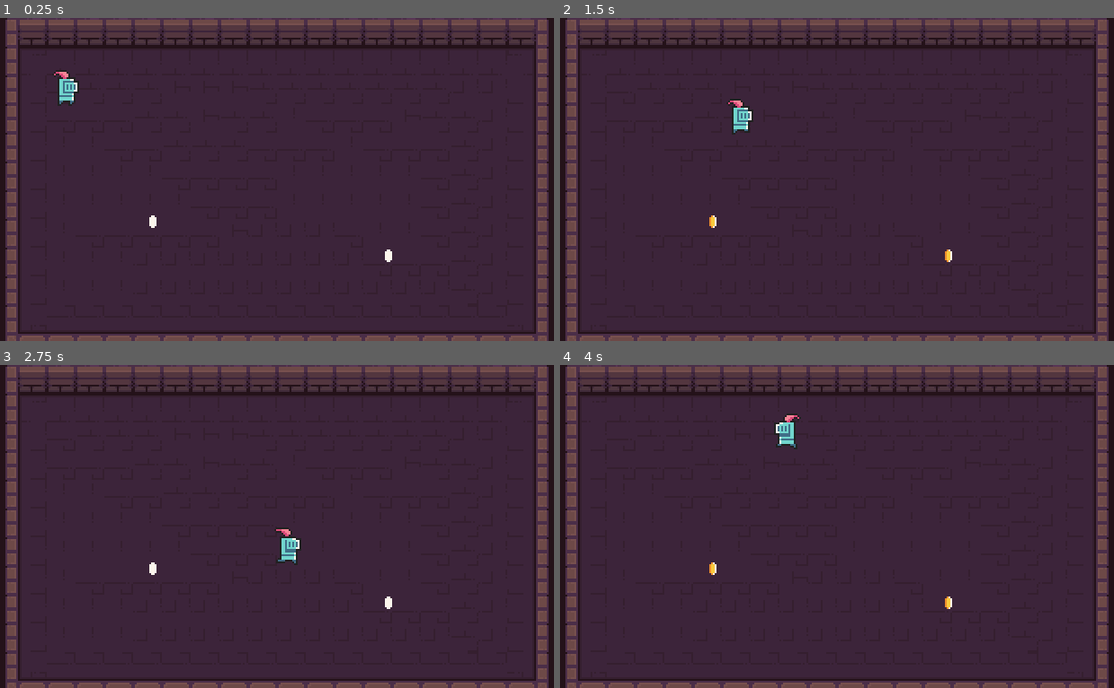
Above: before the commit, frames 1-4 (two rows, left to right).
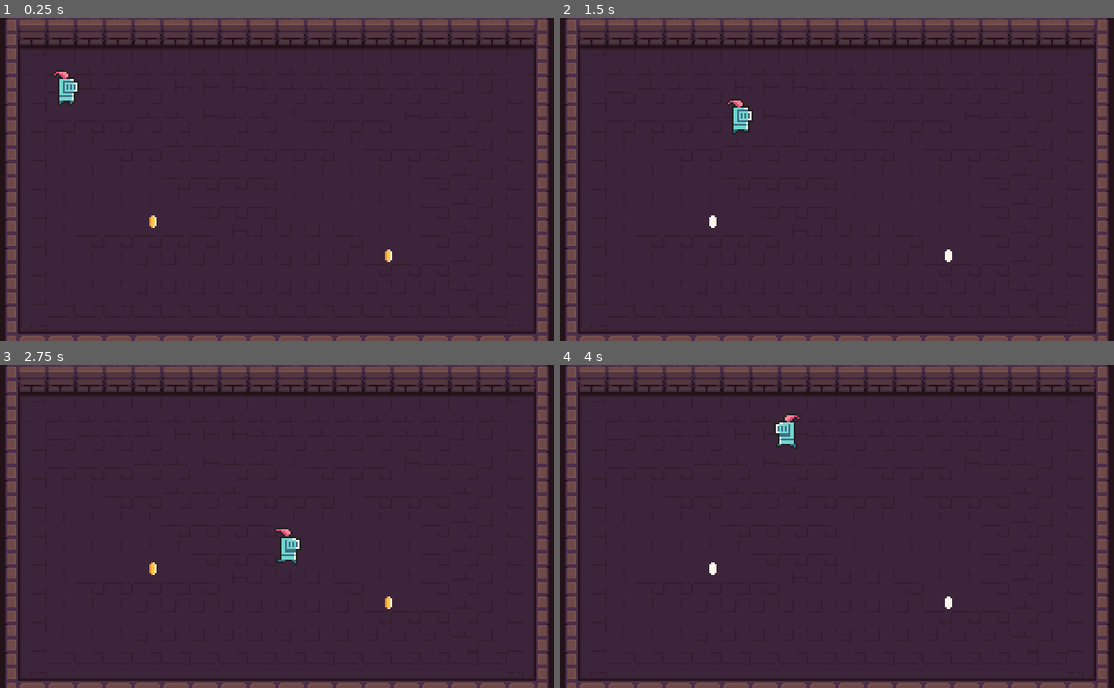
Above: after the commit, the same moments.

Repository: eleniums/dungeon-crawler
Game: Godot game, scene res://levels/sandbox/sandbox.tscn
Two runs of this game, one before a commit and one after it. Both use one fixed random seed, a clock stepped at 60 frames per second and the inputs below.
Inputs:
- Up to frame 1 (0.25 s): no input
- Up to frame 2 (1.5 s): hold Right (ui_right) 0.53-1.28 s; hold Down (ui_down) from 1.28 s (still down)
- Up to frame 3 (2.75 s): release Down (ui_down) at 2.03 s; hold Right (ui_right) from 2.03 s (still down)
- Up to frame 4 (4 s): release Right (ui_right) at 2.78 s; hold Up (ui_up) 2.78-3.53 s; hold Left (ui_left) from 3.53 s (still down)

The runs differ from the first frame. In frame 1, less than 0.1% of the frame differs, in the area x 26-71%, y 61-76%; in frame 2, less than 0.1%; in frame 3, less than 0.1%; in frame 4, less than 0.1%.

Commit message:
Allow player to pick up money

Diff:
--- /dev/null
+++ b/characters/player/Stats.gd
@@ -0,0 +1,14 @@
+extends Node
+
+
+var money = 0
+
+
+# Called when the node enters the scene tree for the first time.
+func _ready():
+	pass # Replace with function body.
+
+
+# Called every frame. 'delta' is the elapsed time since the previous frame.
+#func _process(delta):
+#	pass
--- a/characters/player/knight/Knight.tscn
+++ b/characters/player/knight/Knight.tscn
@@ -1,7 +1,7 @@
 [gd_scene load_steps=14 format=2]
 
 [ext_resource path="res://assets/0x72_DungeonTilesetII_v1.4.png" type="Texture" id=1]
-[ext_resource path="res://characters/player/knight/Player.gd" type="Script" id=2]
+[ext_resource path="res://characters/player/Player.gd" type="Script" id=2]
 
 [sub_resource type="AtlasTexture" id=1]
 atlas = ExtResource( 1 )
--- /dev/null
+++ b/doodads/coin/Coin.gd
@@ -0,0 +1,23 @@
+extends Area2D
+
+
+# Declare member variables here. Examples:
+# var a = 2
+# var b = "text"
+
+
+# Called when the node enters the scene tree for the first time.
+func _ready():
+	pass # Replace with function body.
+
+
+# Called every frame. 'delta' is the elapsed time since the previous frame.
+#func _process(delta):
+#	pass
+
+
+func _on_Coin_area_entered(area):
+	self.set_process(false)
+	self.hide()
+	Stats.money += 1
+	print("money: " + str(Stats.money))
--- a/doodads/coin/Coin.tscn
+++ b/doodads/coin/Coin.tscn
@@ -1,6 +1,7 @@
-[gd_scene load_steps=8 format=2]
+[gd_scene load_steps=9 format=2]
 
 [ext_resource path="res://assets/0x72_DungeonTilesetII_v1.4.png" type="Texture" id=1]
+[ext_resource path="res://doodads/coin/Coin.gd" type="Script" id=2]
 
 [sub_resource type="AtlasTexture" id=1]
 atlas = ExtResource( 1 )
@@ -30,11 +31,15 @@
 extents = Vector2( 2, 2.5 )
 
 [node name="Coin" type="Area2D"]
+script = ExtResource( 2 )
 
 [node name="AnimatedSprite" type="AnimatedSprite" parent="."]
 frames = SubResource( 5 )
+frame = 2
 playing = true
 
 [node name="CollisionShape2D" type="CollisionShape2D" parent="."]
 position = Vector2( 0, 0.5 )
 shape = SubResource( 6 )
+
+[connection signal="area_entered" from="." to="." method="_on_Coin_area_entered"]
--- a/project.godot
+++ b/project.godot
@@ -13,6 +13,10 @@
 config/name="dungeon-crawler"
 run/main_scene="res://levels/sandbox/sandbox.tscn"
 config/icon="res://icon.png"
+
+[autoload]
+
+Stats="*res://characters/player/Stats.gd"
 
 [display]
 
Renamed: characters/player/knight/Player.gd -> characters/player/Player.gd
Not shown, changed: README.md
